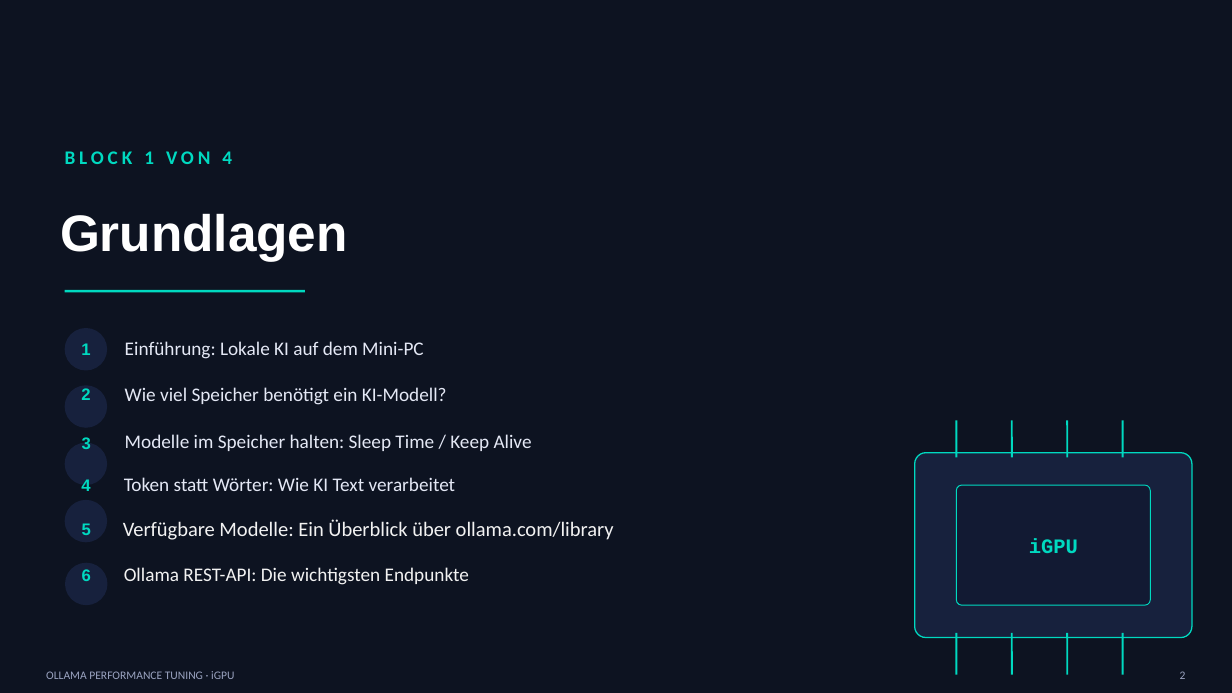
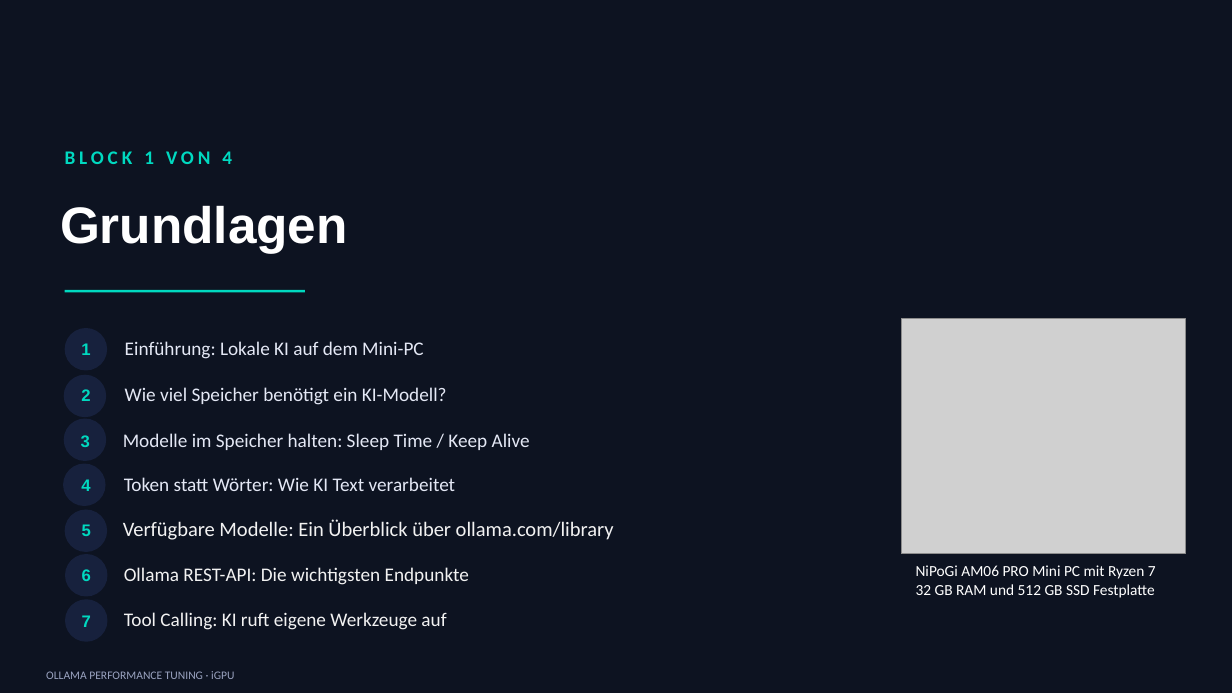
Before and after one commit to Ralfhgw/igpu-performance-tuning, a slide deck: slide 2 of Ollama_iGPU_Performance_Tuning.pptx. Drawn at 1232x693 pixels with LibreOffice and Linux fonts; fonts in the diff are those of the drawing; grey boxes stand for pictures. Boxes give left, top, right and bottom in pixels: in the first picture for what was removed or moved away, otherwise in the second. Text is boxed around its words. In the diff, an @@ line names an element or a change of style, - is before the commit and + after.

```diff
--- a/Ollama_iGPU_Performance_Tuning.pptx
+++ b/Ollama_iGPU_Performance_Tuning.pptx
@@ text "Grundlagen": place and size @@
-text "Grundlagen" at (60, 213, 348, 261)
+text "Grundlagen" at (60, 205, 348, 253)
@@ picture added at (902, 319, 1186, 555) @@
@@ ellipse: place and size @@
-ellipse at (65, 385, 107, 428)
+ellipse at (64, 375, 106, 418)
@@ ellipse: place and size @@
-ellipse at (65, 443, 107, 485)
+ellipse at (64, 419, 106, 461)
@@ line removed from (957, 421) to (957, 457) @@
@@ line removed from (1012, 421) to (1012, 457) @@
@@ line removed from (1067, 421) to (1067, 457) @@
@@ line removed from (1123, 421) to (1123, 457) @@
@@ ellipse added at (63, 464, 105, 506), fill #17213D @@
@@ rounded rectangle removed at (915, 453, 1192, 638) @@
@@ ellipse: place and size @@
-ellipse at (65, 500, 107, 543)
+ellipse at (65, 509, 107, 552)
@@ rounded rectangle removed at (957, 485, 1151, 605) @@
@@ text removed at (1029, 538, 1078, 553) @@
-iGPU
@@ ellipse: place and size @@
-ellipse at (65, 563, 107, 605)
+ellipse at (65, 555, 107, 597)
@@ text added at (916, 565, 1156, 598), 12 pt, text #FFFFFF @@
+NiPoGi AM06 PRO Mini PC mit Ryzen 7
+32 GB RAM und 512 GB SSD Festplatte
@@ ellipse added at (65, 600, 107, 642), fill #17213D @@
@@ text added at (82, 615, 91, 627), 13 pt, text #00D9C0, bold @@
+7
@@ text added at (124, 612, 446, 630), 15 pt, text #F2F2F2 @@
+Tool Calling: KI ruft eigene Werkzeuge auf
@@ line removed from (957, 633) to (957, 675) @@
@@ line removed from (1012, 633) to (1012, 675) @@
@@ line removed from (1067, 633) to (1067, 675) @@
@@ line removed from (1123, 633) to (1123, 675) @@
@@ text removed at (1180, 671, 1186, 679) @@
-2
```
Also in this commit, not shown: 23 other slides changed, 2 slides added, 9 slides removed, 8 other files.
